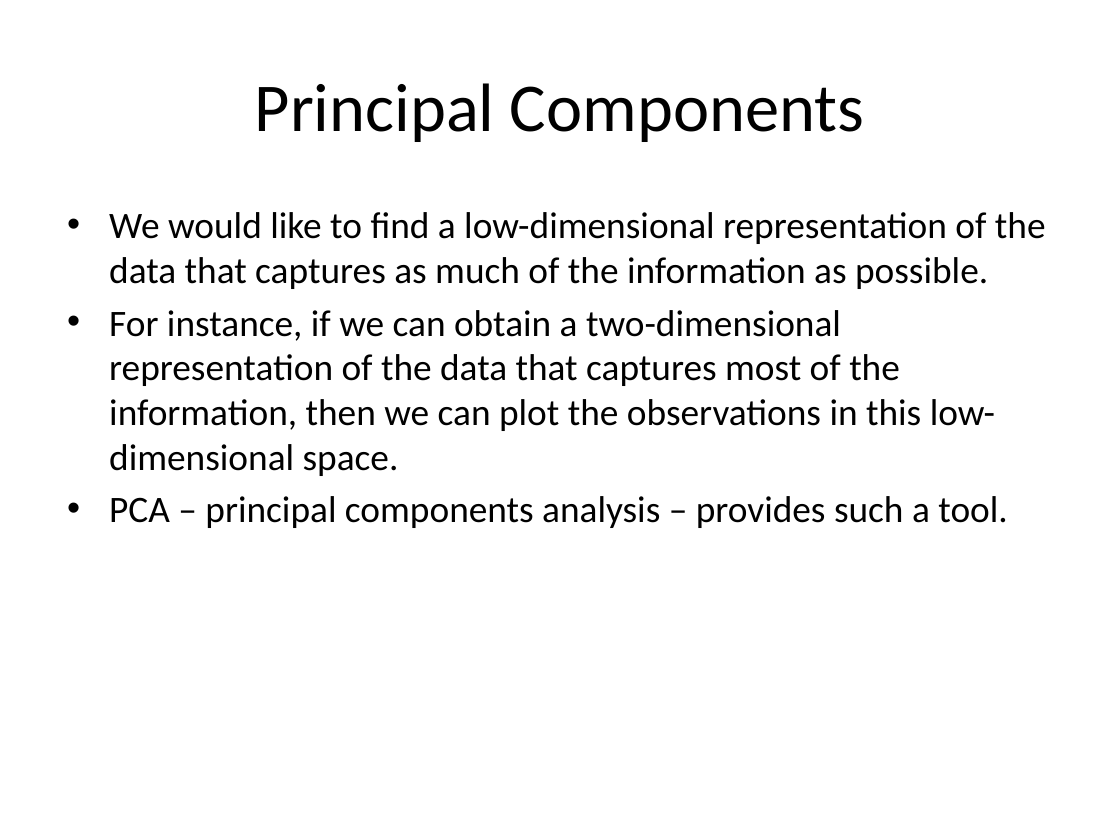
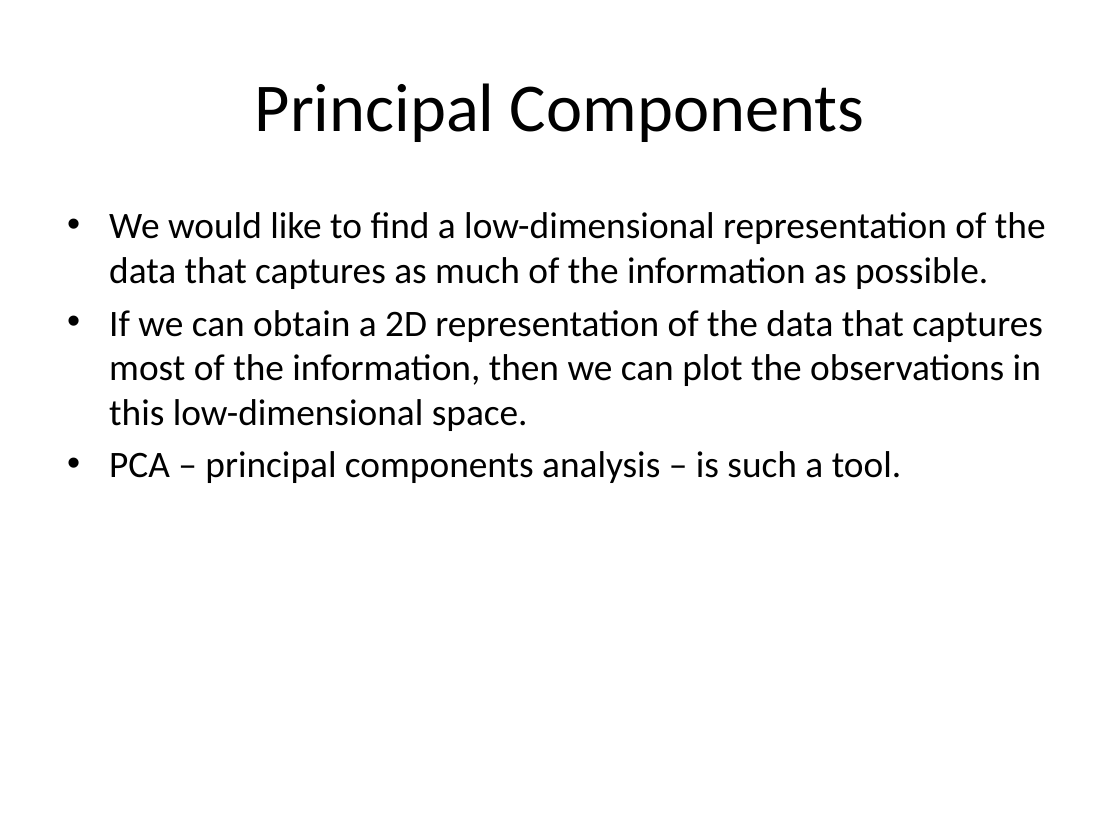
Before and after one commit to jayurbain/DataScienceIntro, a slide deck: slide 6 of slides/09_imensionality_reduction.pptx (slide 7 before the commit). Drawn at 1120x840 pixels with LibreOffice and Linux fonts; fonts in the diff are those of the drawing. Boxes give left, top, right and bottom in pixels: in the first picture for what was removed or moved away, otherwise in the second. Text is boxed around its words. In the diff, an @@ line names an element or a change of style, - is before the commit and + after.

```diff
--- a/slides/09_imensionality_reduction.pptx
+++ b/slides/09_imensionality_reduction.pptx
@@ text at (109, 310, 1043, 483): text changed @@
-• For instance, if we can obtain a two-dimensional representation of the data that captures most of the information, then we can plot the observations in this low-dimensional space.
-• PCA – principal components analysis – provides such a tool.
+• If we can obtain a 2D representation of the data that captures most of the information, then we can plot the observations in this low-dimensional space.
+• PCA – principal components analysis – is such a tool.
```
Also in this commit, not shown: 11 other slides changed, 9 slides added, 1 slide removed, 5 other files.
